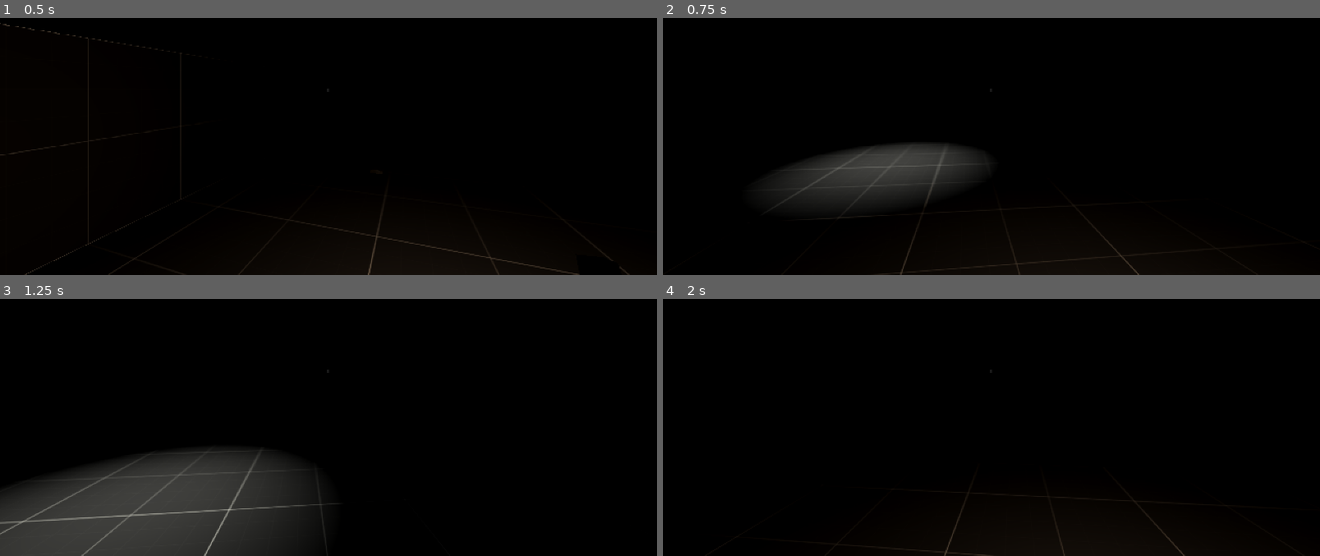
Above: before the commit, frames 1-4 (two rows, left to right).
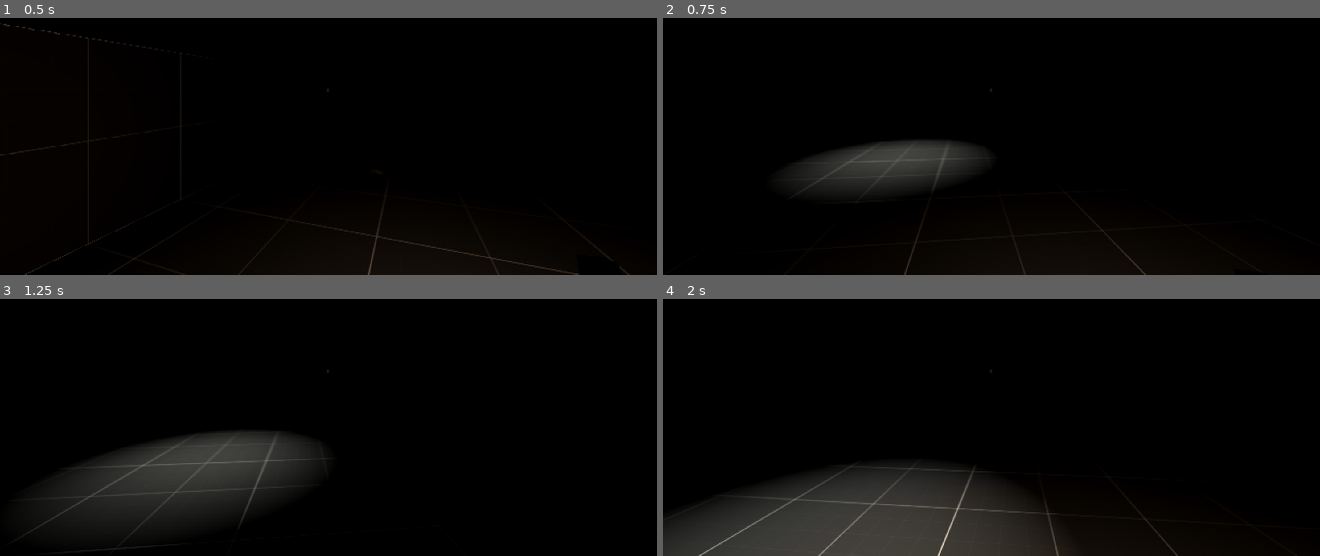
Above: after the commit, the same moments.

Repository: kuanoni/Teron
Game: Godot game, scene res://main.tscn
The game is run twice, just before and just after one commit, with the same random seed, the same clock (stepped at 60 frames per second) and the same inputs.
Inputs (mouse positions are in pixels of both pictures, inside the frame that each line leads up to):
- Up to frame 1 (0.5 s): no input
- Up to frame 2 (0.75 s): tap Enter at 0.5 s; move the mouse to (1024, 89) at 0.52 s; hold W (move_forward) from 0.53 s (still down); tap F (toggle_light) at 0.6 s; click (1024, 89) at 0.67 s
- Up to frame 3 (1.25 s): keep holding W (move_forward)
- Up to frame 4 (2 s): keep holding W (move_forward); move the mouse to (958, 373) at 1.27 s; tap F (toggle_light) at 1.35 s

Frame 1 is identical in both runs. In frame 2, 0.6% of the frame differs, in the area x 15-91%, y 47-100%; in frame 3, 12%; in frame 4, 15%, in the area x 0-80%, y 63-100%.

Commit message:
adjust default player speeds

Diff:
--- a/entities/player/PlayerController.gd
+++ b/entities/player/PlayerController.gd
@@ -7,11 +7,9 @@
 @onready var head_bob_animation_player: AnimationPlayer = get_node(head_bob_animation_player_path)
 
 @export var gravity_multiplier := 3.0
-@export var speed := 5
-@export var acceleration := 8
-@export var deceleration := 10
-@export_range(0.0, 1.0, 0.05) var air_control := 0.3
-@export var jump_height := 10
+@export var speed := 4
+@export var acceleration := 2
+@export var deceleration := 5
 
 var direction := Vector3()
 var input_axis := Vector2()
@@ -55,9 +53,6 @@
 	else:
 		temp_accel = deceleration
 
-	if not is_on_floor():
-		temp_accel *= air_control
-
 	temp_vel = temp_vel.lerp(target, temp_accel * delta)
 
 	velocity.x = temp_vel.x
